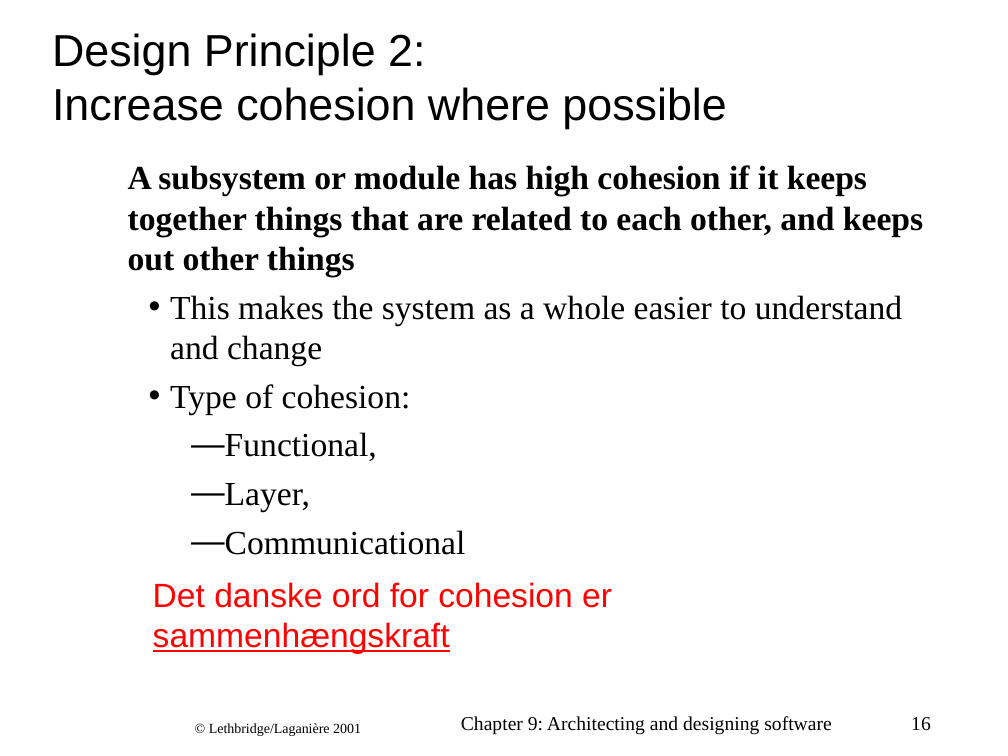
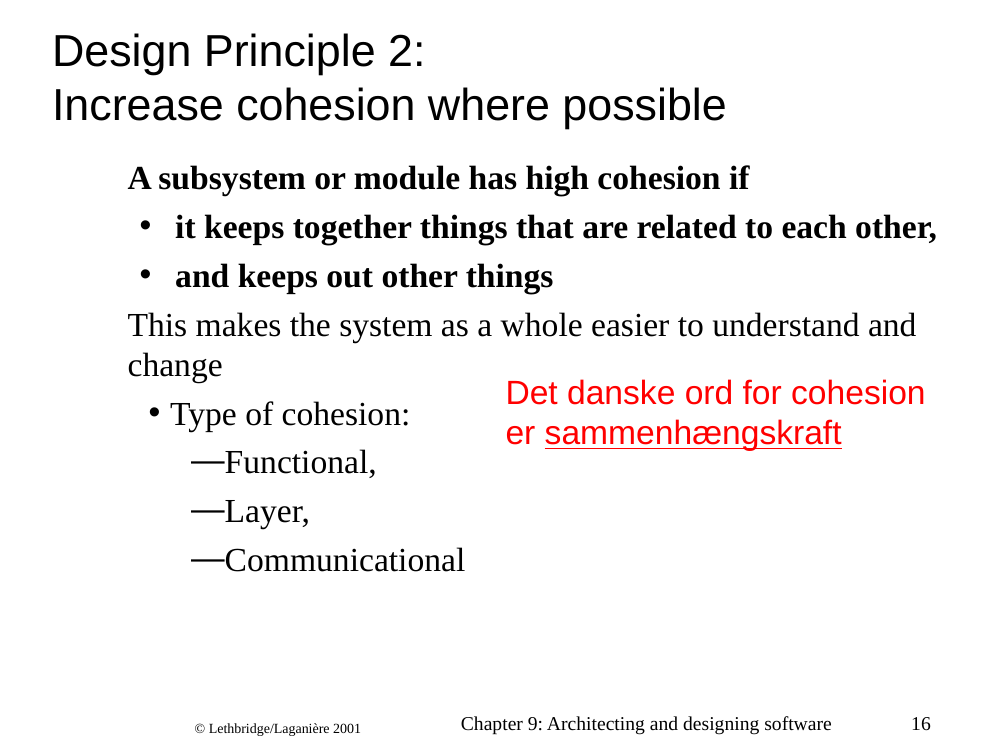
Before and after one commit to cphdat2sem2017-Cos/Week09-15-Project, a slide deck: slide 16 of ArchitectureDays/arch-LethbridgeLaganiere_ch09.ppt. Drawn at 1008x756 pixels with LibreOffice and Linux fonts; fonts in the diff are those of the drawing; background and template pictures are left out. Boxes give left, top, right and bottom in pixels: in the first picture for what was removed or moved away, otherwise in the second. Text is boxed around its words. In the diff, an @@ line names an element or a change of style, - is before the commit and + after.

```diff
--- a/ArchitectureDays/arch-LethbridgeLaganiere_ch09.ppt
+++ b/ArchitectureDays/arch-LethbridgeLaganiere_ch09.ppt
@@ text at (128, 165, 937, 293): text changed @@
-A subsystem or module has high cohesion if it keeps together things that are related to each other, and keeps out other things
+A subsystem or module has high cohesion if
+• it keeps together things that are related to each other,
+• and keeps out other things
@@ text at (128, 312, 917, 382): bullet • to none; list level 2 to 1 in "This makes the system as ..." @@
@@ text at (506, 379, 926, 451): spaces changed @@
-Det danske ord for cohesion er
-sammenhængskraft
+Det danske ord for cohesion
+er sammenhængskraft
```
Also in this commit, not shown: 8 other slides changed, 1 slide added, 6 other files.
